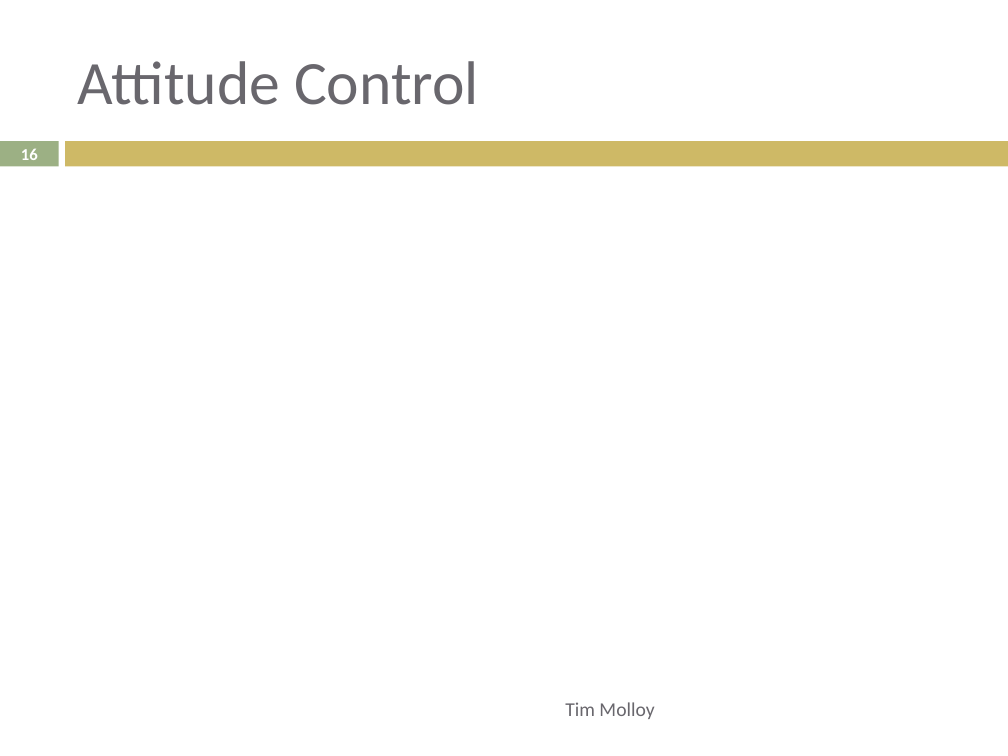
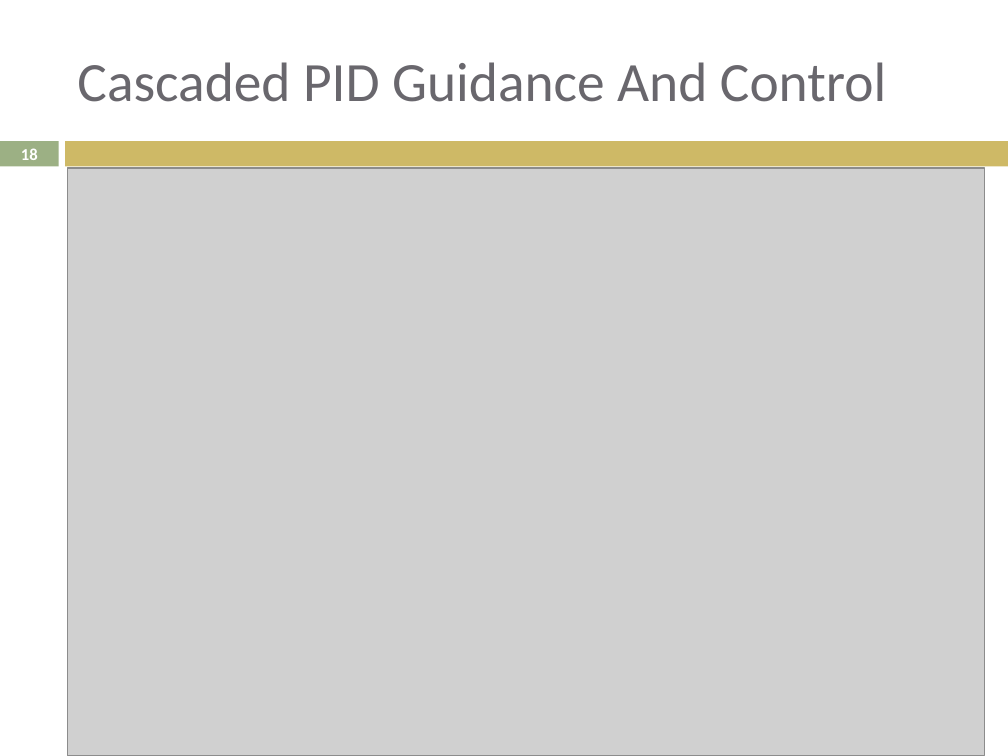
Before and after one commit to lijian8/ahns10, a slide deck: slide 18 of docproject/official_ahns/presentations/tim_semester1.pptx (slide 16 before the commit). Drawn at 1008x756 pixels with LibreOffice and Linux fonts; fonts in the diff are those of the drawing; grey boxes stand for pictures. Boxes give left, top, right and bottom in pixels: in the first picture for what was removed or moved away, otherwise in the second. Text is boxed around its words. In the diff, an @@ line names an element or a change of style, - is before the commit and + after.

Commit message:
tims prefinal slides + control and guidance diagrams

```diff
--- a/docproject/official_ahns/presentations/tim_semester1.pptx
+++ b/docproject/official_ahns/presentations/tim_semester1.pptx
@@ title at bbox=[77, 62, 886, 102]: text changed; size 44 to 39.6 pt @@
-Attitude Control
+Cascaded PID Guidance And Control
@@ page number at bbox=[21, 148, 38, 160]: text changed @@
-16
+18
@@ picture added at bbox=[68, 168, 985, 756] @@
@@ text removed at bbox=[565, 702, 654, 719] @@
-Tim Molloy
```
Also in this commit, not shown: 5 other slides changed, 3 slides added, 2 slides removed, 4 other files.
